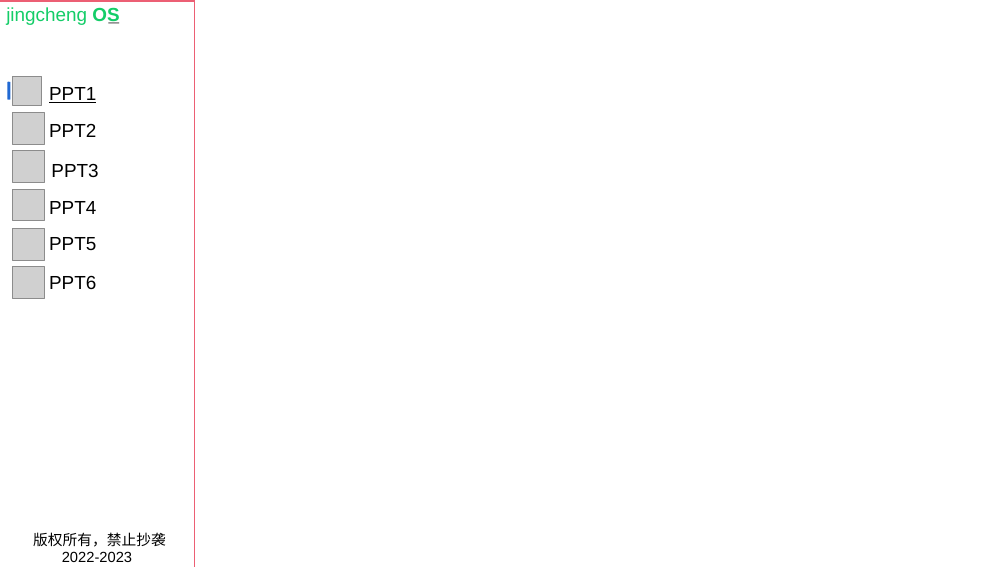
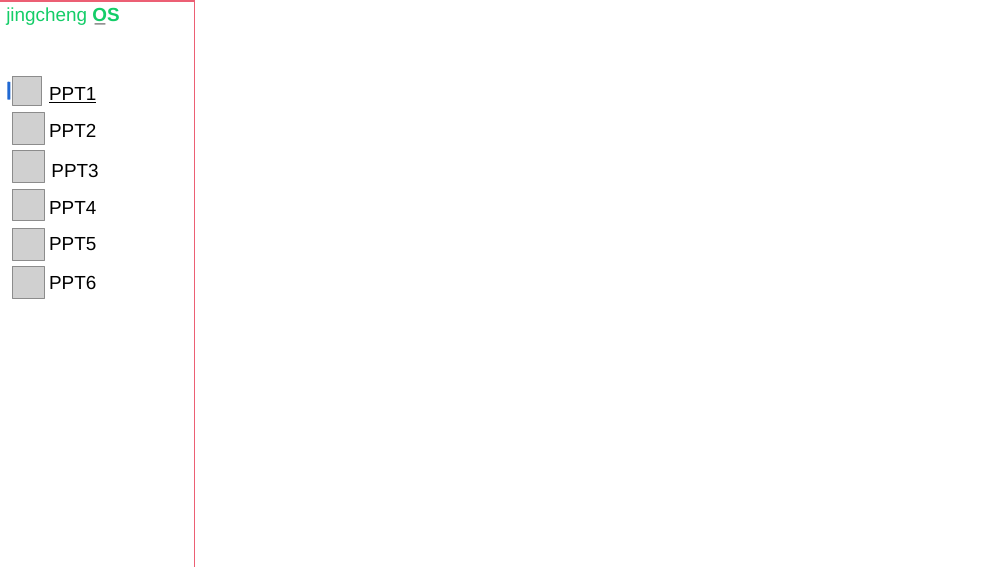
Before and after one commit to AniaDaniel2/jingcheng-OS, a slide deck: slide 1 of jingcheng OS.pptx. Drawn at 1008x567 pixels with LibreOffice and Linux fonts; fonts in the diff are those of the drawing; grey boxes stand for pictures; background and template pictures are left out. Boxes give left, top, right and bottom in pixels: in the first picture for what was removed or moved away, otherwise in the second. Text is boxed around its words. In the diff, an @@ line names an element or a change of style, - is before the commit and + after.

Commit message:
Add files via upload

```diff
--- a/jingcheng OS.pptx
+++ b/jingcheng OS.pptx
@@ text "_" moved from (x1=101, y1=0, x2=437, y2=29) to (x1=88, y1=0, x2=423, y2=29) @@
@@ text removed at (x1=33, y1=532, x2=166, y2=562) @@
-版权所有，禁止抄袭
-2022-2023
```
Also in this commit, not shown: 5 other slides changed.
